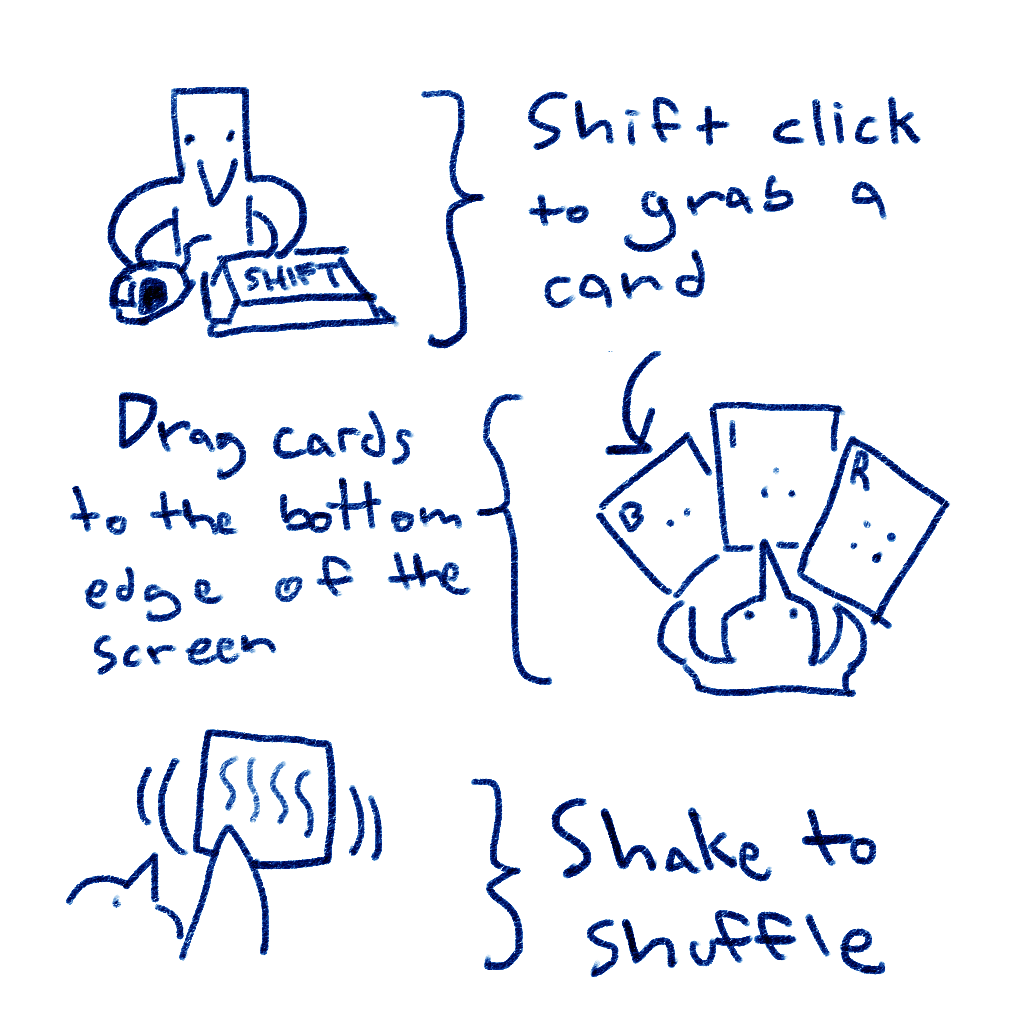
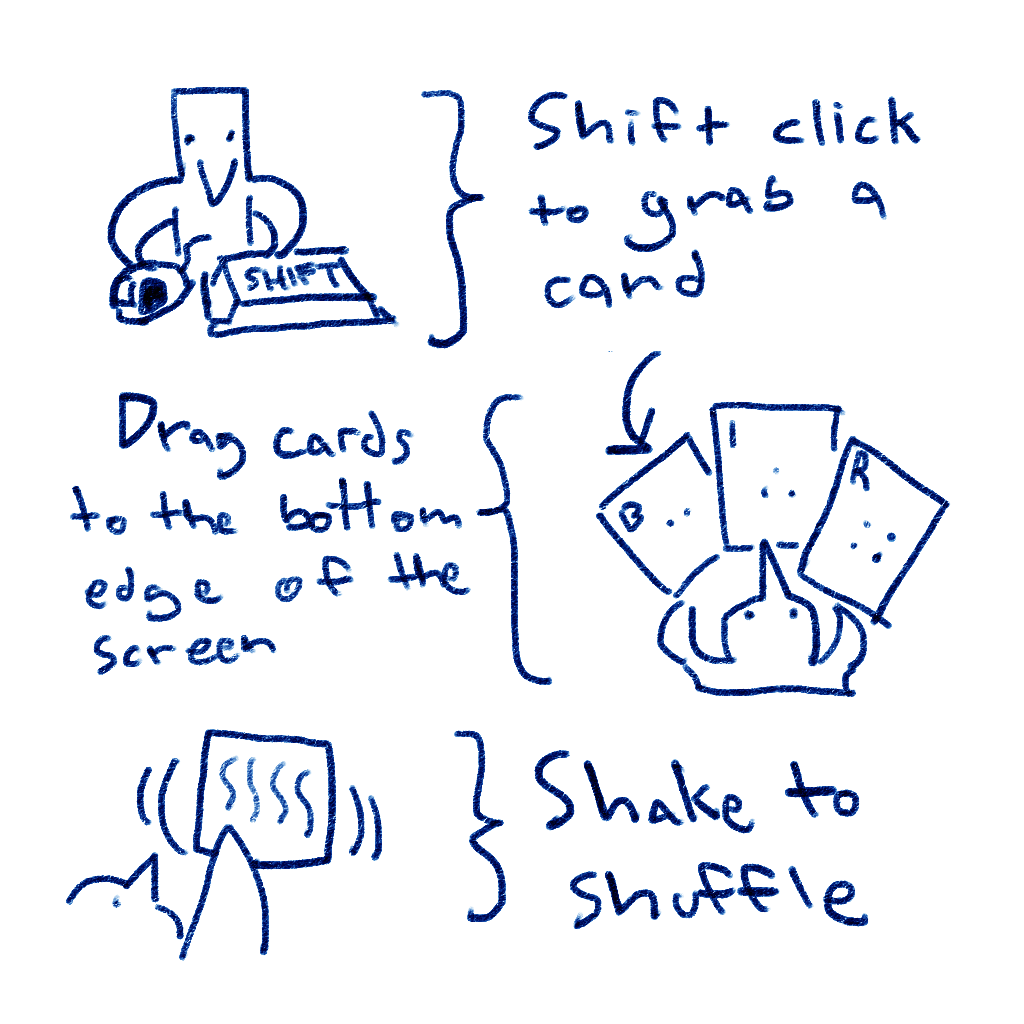
Before/after of a 1024px x 1024px layered artwork. What changed in the layer stack:
painted on "Layer 1" over [454, 730, 886, 978]
